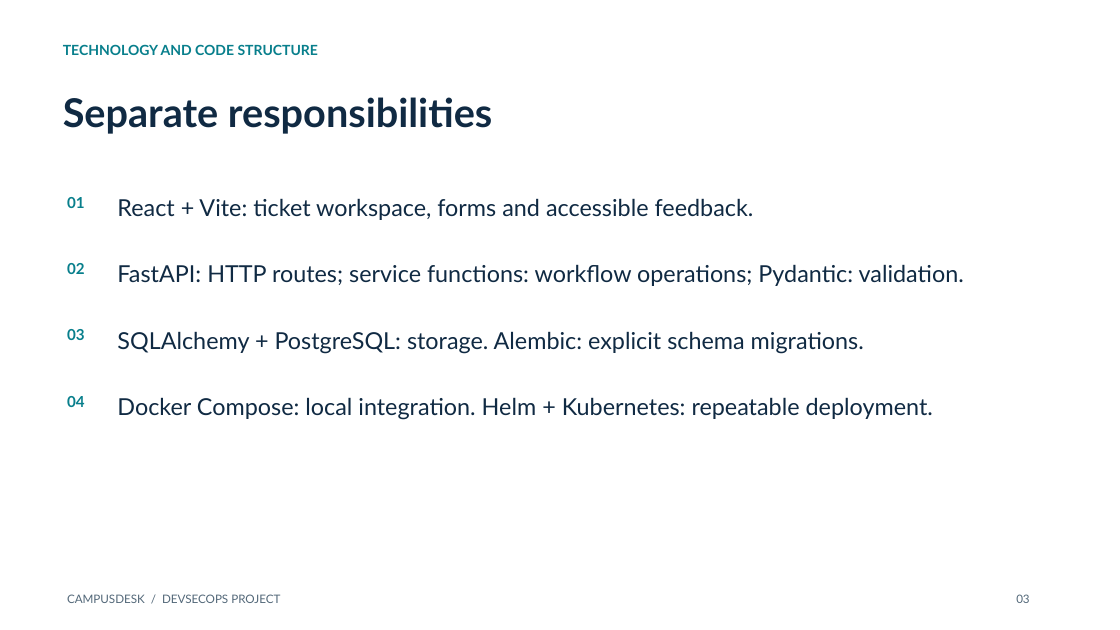
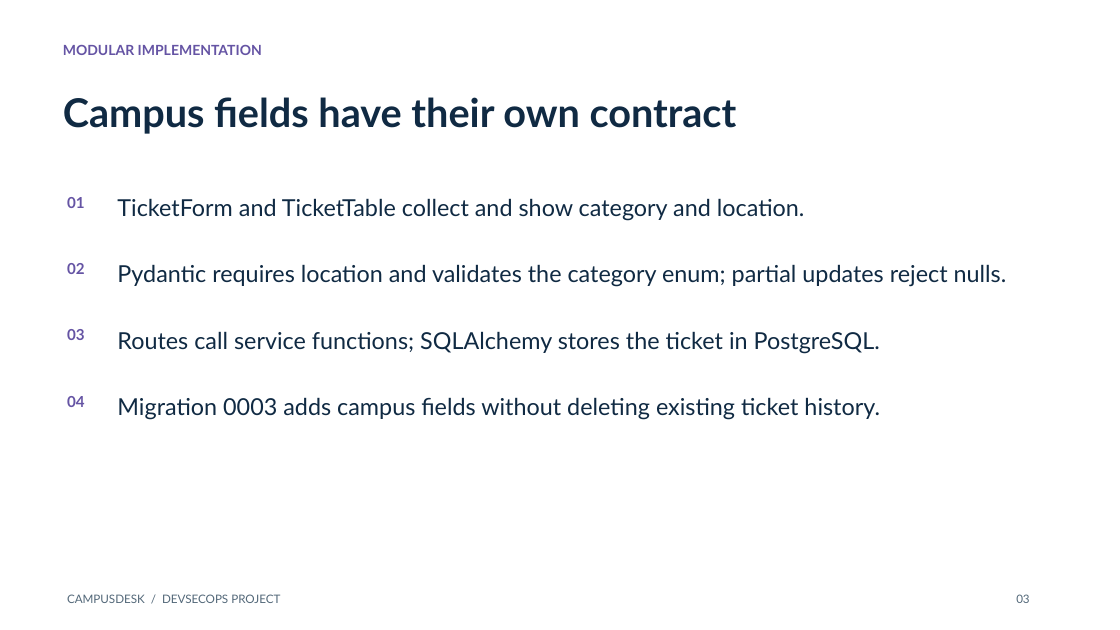
Before and after one commit to AJ5831A/campusdesk-devsecops, a slide deck: slide 3 of demo/presentation.pptx. Drawn at 1120x630 pixels with LibreOffice and Linux fonts; fonts in the diff are those of the drawing. Boxes give left, top, right and bottom in pixels: in the first picture for what was removed or moved away, otherwise in the second. Text is boxed around its words. In the diff, an @@ line names an element or a change of style, - is before the commit and + after.

Commit message:
Add campus-specific final deck and exact printable demo script

```diff
--- a/demo/presentation.pptx
+++ b/demo/presentation.pptx
@@ text at (63, 45, 262, 55): text changed; text colour #087F8C to #6554A4 @@
-TECHNOLOGY AND CODE STRUCTURE
+MODULAR IMPLEMENTATION
@@ text at (63, 97, 737, 134): text changed @@
-Separate responsibilities
+Campus fields have their own contract
@@ text at (117, 198, 805, 221): text changed @@
-React + Vite: ticket workspace, forms and accessible feedback.
+TicketForm and TicketTable collect and show category and location.
@@ text at (117, 264, 1007, 287): text changed @@
-FastAPI: HTTP routes; service functions: workflow operations; Pydantic: validation.
+Pydantic requires location and validates the category enum; partial updates reject nulls.
@@ text at (117, 331, 880, 354): text changed @@
-SQLAlchemy + PostgreSQL: storage. Alembic: explicit schema migrations.
+Routes call service functions; SQLAlchemy stores the ticket in PostgreSQL.
@@ text colour #087F8C to #6554A4 in 4 elements at (67, 197, 85, 208), (67, 263, 85, 274), (67, 329, 85, 340), (67, 396, 85, 407) @@
@@ text at (117, 397, 880, 420): text changed @@
-Docker Compose: local integration. Helm + Kubernetes: repeatable deployment.
+Migration 0003 adds campus fields without deleting existing ticket history.
```
Also in this commit, not shown: 9 other slides changed, 8 other files.
